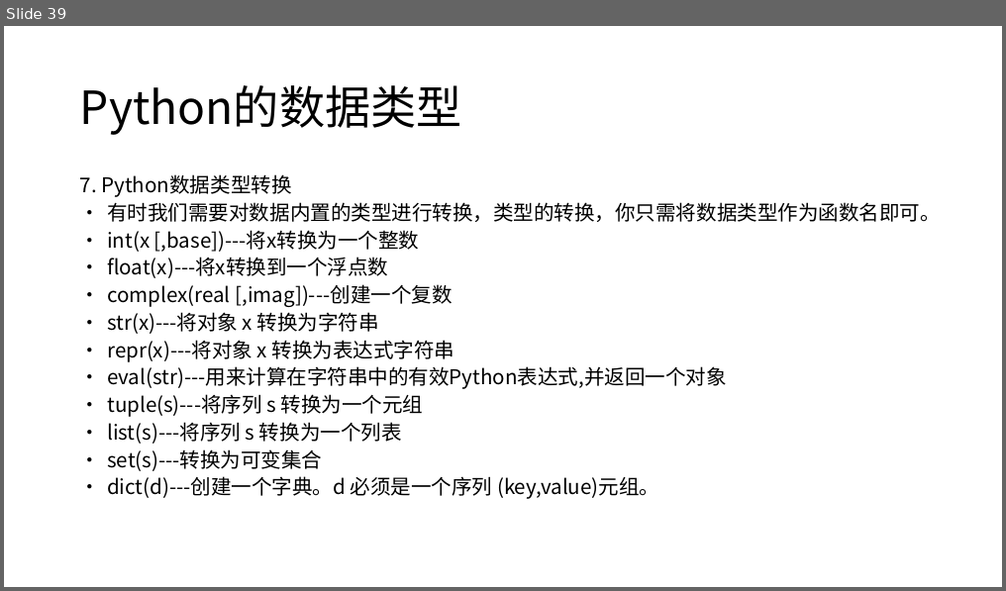
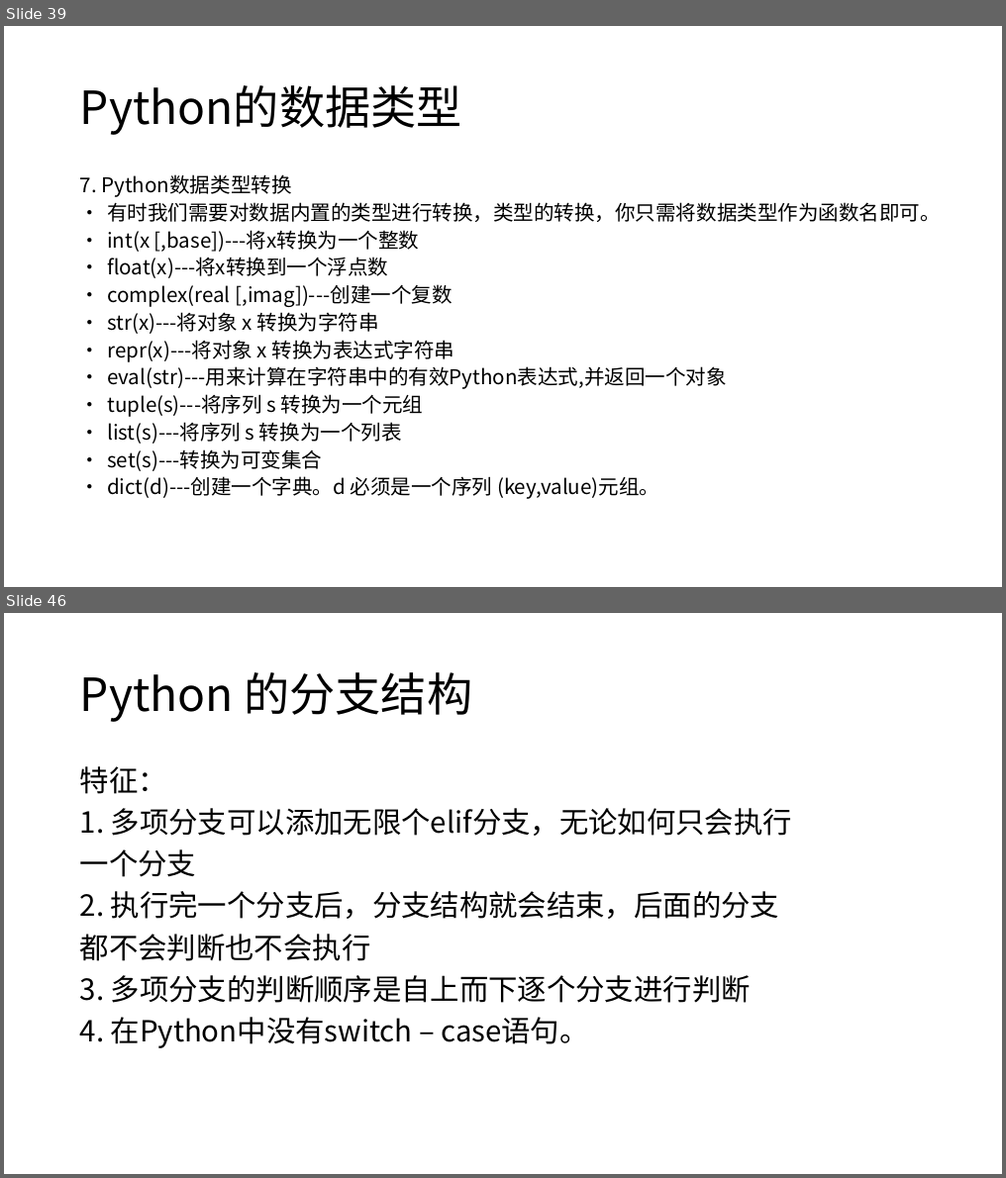
Before and after one commit to kurtchen1988/pythonTec, a slide deck: PPT/Python01.pptx. Shown one above the other, each under a label of ours: slide 39 before the commit, slides 39 and 46 after it; the slides between them are not shown. The pictures are 1006x591 and 1006x1178 pixels, drawn with LibreOffice and Linux fonts; fonts in the diff are those of the drawing. Boxes give left, top, right and bottom in pixels: in the first picture for what was removed or moved away, otherwise in the second. Text is boxed around its words. In the diff, an @@ line names an element or a change of style, - is before the commit and + after.

```diff
--- a/PPT/Python01.pptx
+++ b/PPT/Python01.pptx
@@ slide 46 added at (x1=4, y1=613, x2=1002, y2=1174), background #FFFFFF @@
@@ title added at (x1=80, y1=672, x2=472, y2=722), 44 pt, text #000000 @@
+Python 的分支结构
@@ text added at (x1=80, y1=766, x2=792, y2=1049), 28 pt, text #000000 @@
+特征：
+1. 多项分支可以添加无限个elif分支，无论如何只会执行
+一个分支
+2. 执行完一个分支后，分支结构就会结束，后面的分支
+都不会判断也不会执行
+3. 多项分支的判断顺序是自上而下逐个分支进行判断
+4. 在Python中没有switch – case语句。
```
Also in this commit, not shown: 2 slides changed, 14 other slides added, 3 other files.
